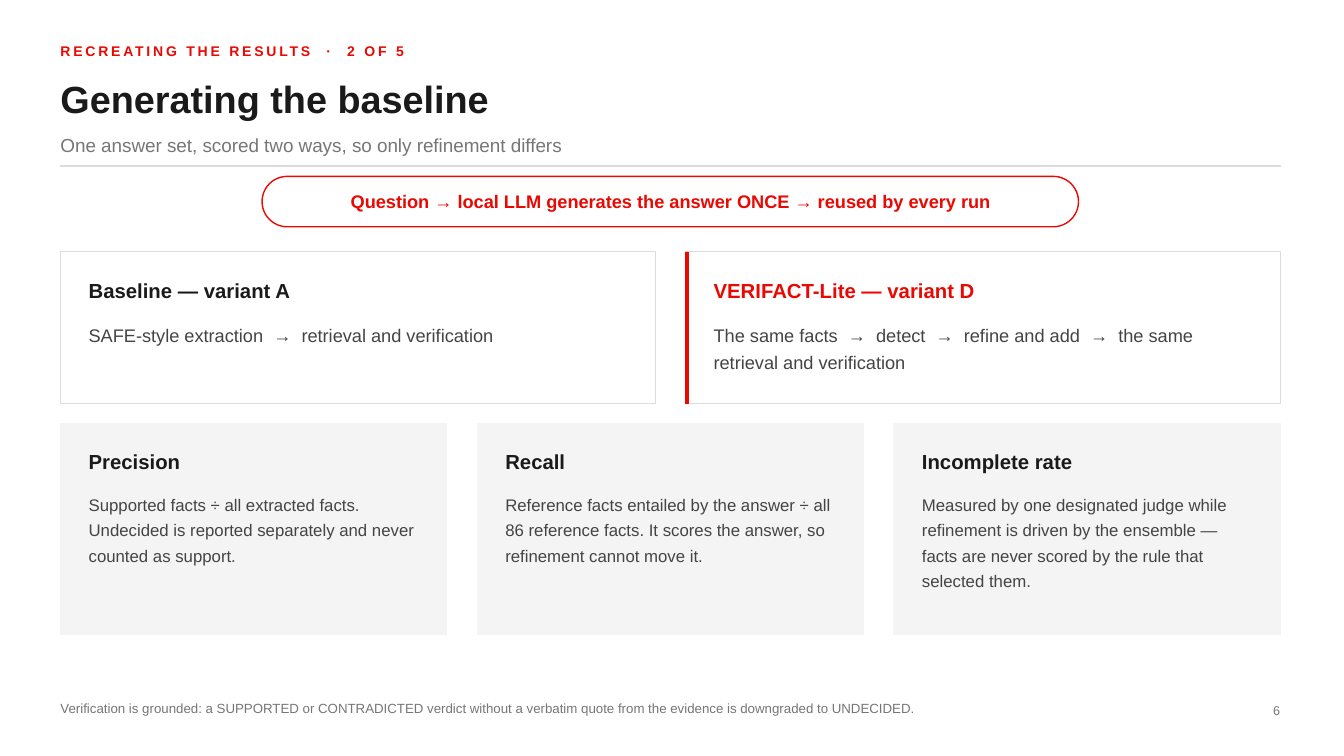
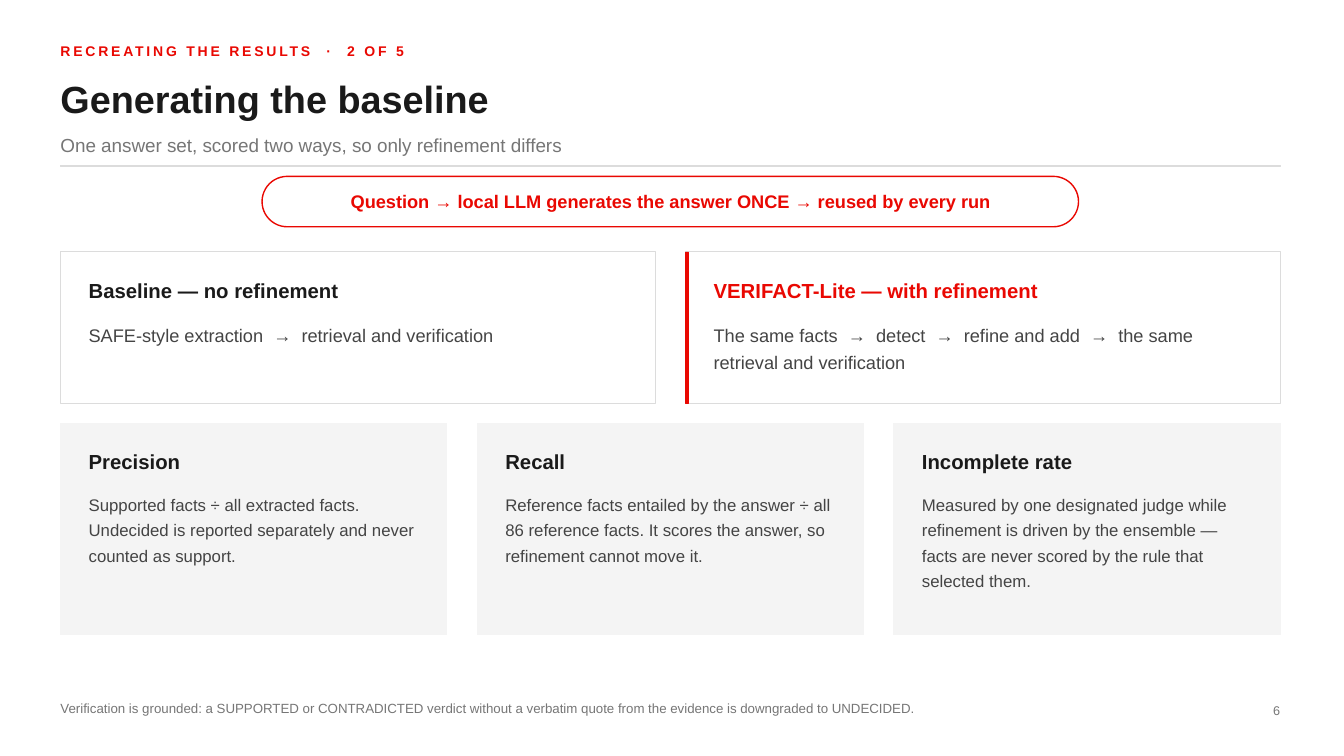
Before and after one commit to MadhavKrishna06/Verifact-Lite, a slide deck: slide 6 of presentation/VERIFACT-Lite-TTU.pptx. Drawn at 1344x756 pixels with LibreOffice and Linux fonts; fonts in the diff are those of the drawing. Boxes give left, top, right and bottom in pixels: in the first picture for what was removed or moved away, otherwise in the second. Text is boxed around its words. In the diff, an @@ line names an element or a change of style, - is before the commit and + after.

Commit message:
docs: name the ablation systems instead of lettering them
The A/B/C/D labels read as jargon in the room. The slides now say
"Baseline — no refinement", "VERIFACT-Lite — with refinement", and the
ablation rows name the mechanism each one adds.

The .pptx was edited in place rather than regenerated, to preserve hand
edits that are not in the generator; build_deck.js carries the same
wording so a rebuild matches.

```diff
--- a/presentation/VERIFACT-Lite-TTU.pptx
+++ b/presentation/VERIFACT-Lite-TTU.pptx
@@ text at (x1=89, y1=283, x2=338, y2=299): text changed @@
-Baseline — variant A
+Baseline — no refinement
@@ text at (x1=714, y1=283, x2=1038, y2=299): text changed @@
-VERIFACT-Lite — variant D
+VERIFACT-Lite — with refinement
```
Also in this commit, not shown: 13 other slides changed, 1 other file.
